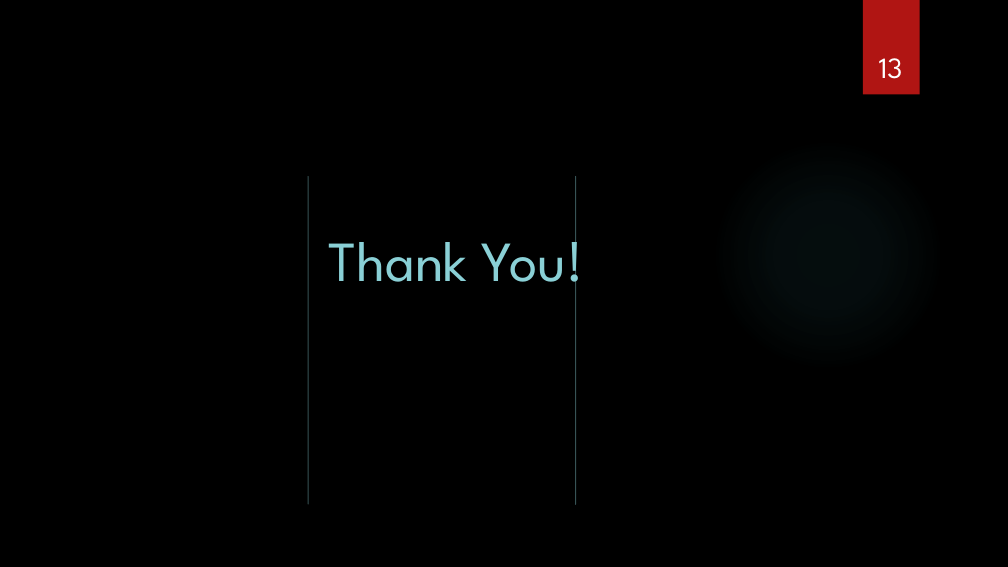
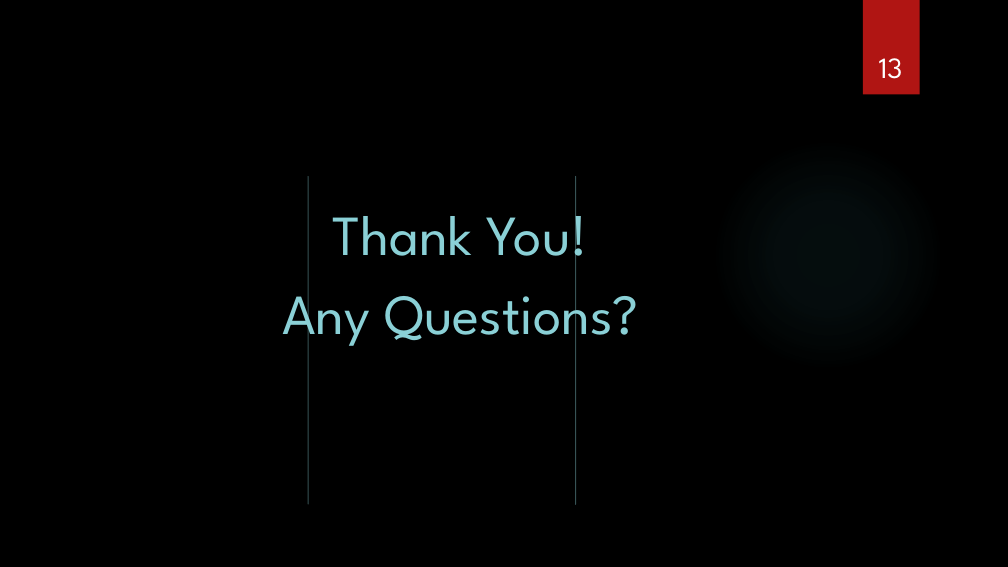
Before and after one commit to suyanthapa/Freelancing-Project, a slide deck: slide 13 of Documentation/Freelancing-Platform.pptx. Drawn at 1008x567 pixels with LibreOffice and Linux fonts; fonts in the diff are those of the drawing; background and template pictures are left out. Boxes give left, top, right and bottom in pixels: in the first picture for what was removed or moved away, otherwise in the second. Text is boxed around its words. In the diff, an @@ line names an element or a change of style, - is before the commit and + after.

```diff
--- a/Documentation/Freelancing-Platform.pptx
+++ b/Documentation/Freelancing-Platform.pptx
@@ text "Thank You!": place and size @@
-text "Thank You!" at <box>328,224,584,298</box>
+text "Thank You!" at <box>282,198,639,351</box>
@@ text at <box>282,277,639,351</box>: paragraph added @@
+Any Questions?
```
Also in this commit, not shown: 3 other slides changed, 1 other file.
